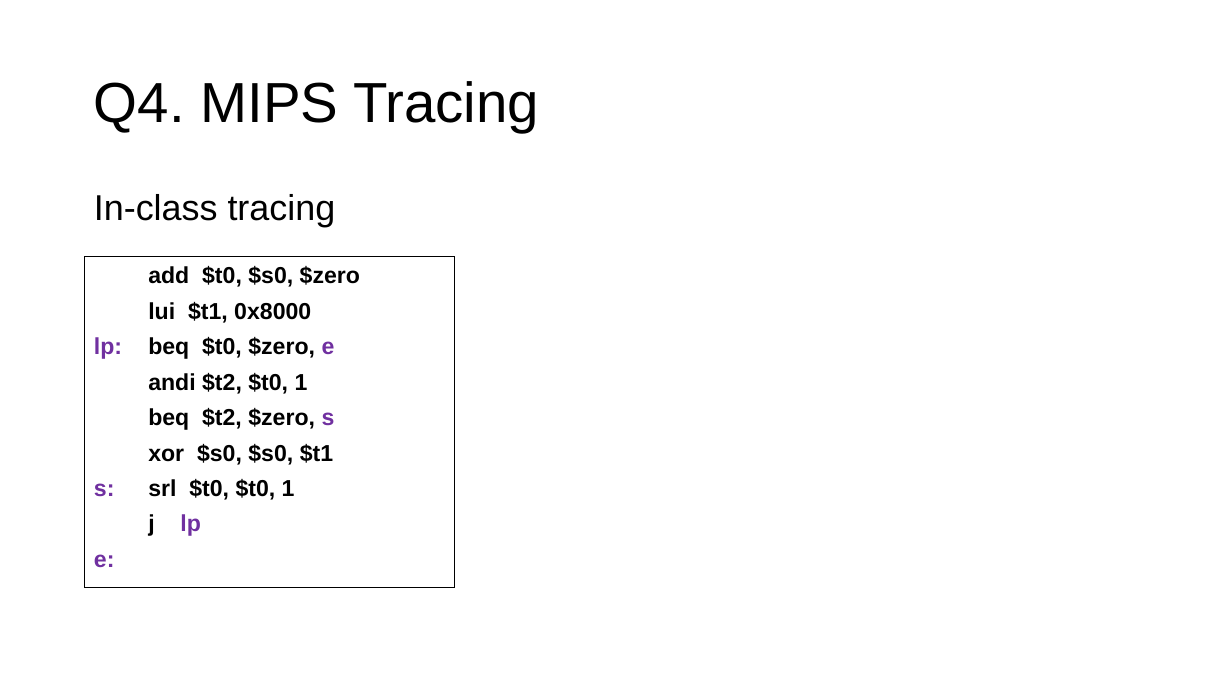
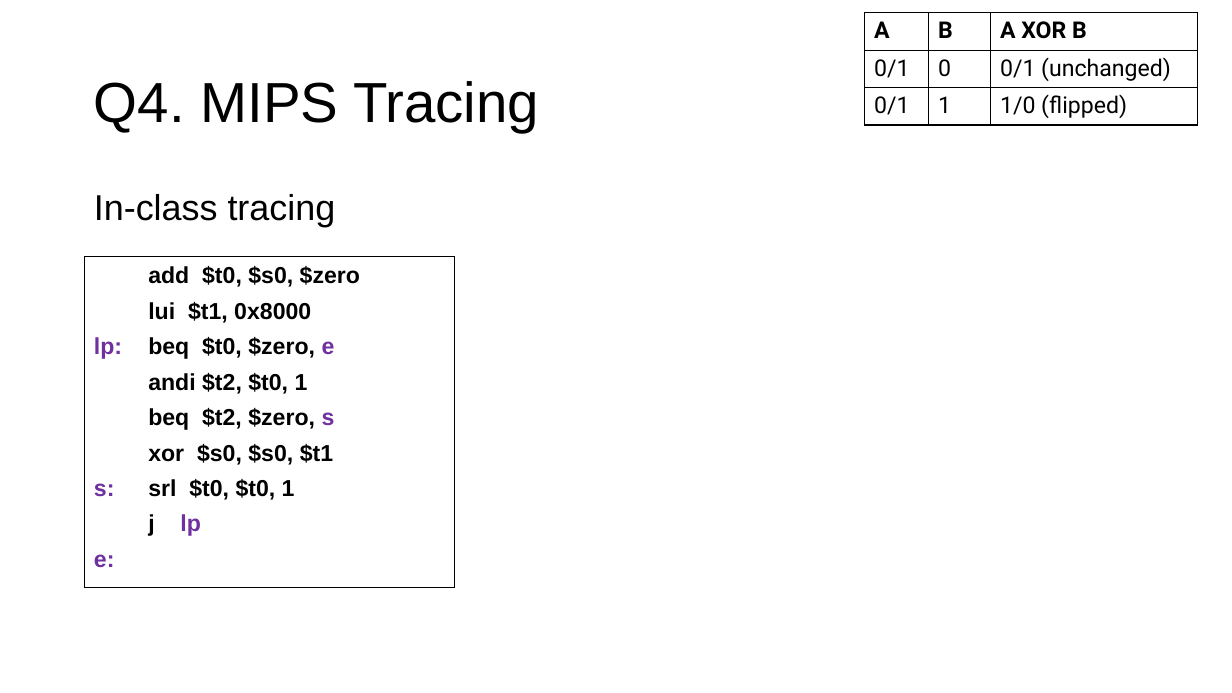
Before and after one commit to theodoreleebrant/TA-2425S1, a slide deck: slide 23 of CS2100/CS2100 Tutorial 2.pptx (slide 21 before the commit). Drawn at 1232x693 pixels with LibreOffice and Linux fonts; fonts in the diff are those of the drawing. Boxes give left, top, right and bottom in pixels: in the first picture for what was removed or moved away, otherwise in the second. Text is boxed around its words. In the diff, an @@ line names an element or a change of style, - is before the commit and + after.

```diff
--- a/CS2100/CS2100 Tutorial 2.pptx
+++ b/CS2100/CS2100 Tutorial 2.pptx
@@ table added at box(865, 13, 1197, 126), 3 rows, 3 columns @@
+A | B | A XOR B
+0/1 | 0 | 0/1 (unchanged)
+0/1 | 1 | 1/0 (flipped)
```
Also in this commit, not shown: 9 other slides changed, 2 slides added.
